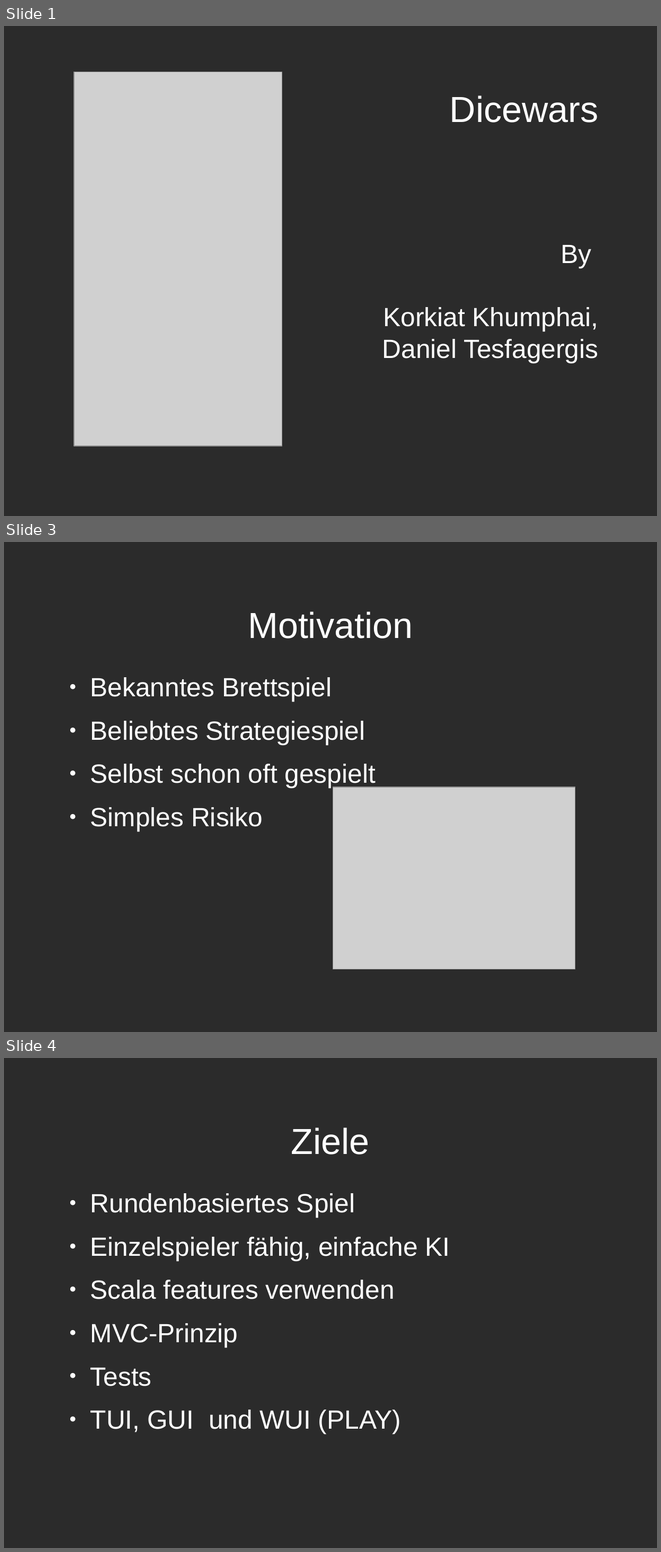
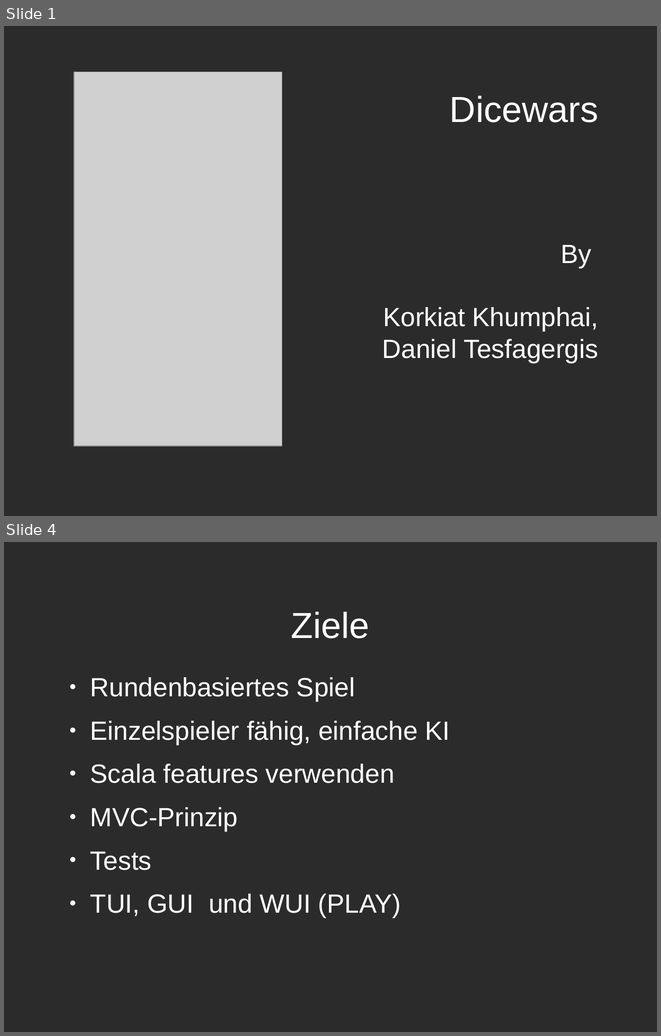
Before and after one commit to Jaykhum/dicewar, a slide deck: doc/Dicewars.odp. Shown one above the other, each under a label of ours: slides 1, 3 and 4 before the commit, slides 1 and 4 after it; the slides between them are not shown. The pictures are 661x1552 and 661x1036 pixels, drawn with LibreOffice and Linux fonts; fonts in the diff are those of the drawing; grey boxes stand for pictures; background and template pictures are left out; a plain dark background stands for a picture behind light text. Boxes give left, top, right and bottom in pixels: in the first picture for what was removed or moved away, otherwise in the second. Text is boxed around its words. In the diff, an @@ line names an element or a change of style, - is before the commit and + after.

```diff
--- a/doc/Dicewars.odp
+++ b/doc/Dicewars.odp
@@ slide 3 removed at [4,542,657,1032], background picture (left out) @@
@@ title removed at [248,611,413,638] @@
-Motivation
@@ text removed at [90,677,376,831] @@
-● Bekanntes Brettspiel
-● Beliebtes Strategiespiel
-● Selbst schon oft gespielt
-● Simples Risiko
@@ picture removed at [333,787,575,969] @@
```
Also in this commit, not shown: 9 slides changed.
